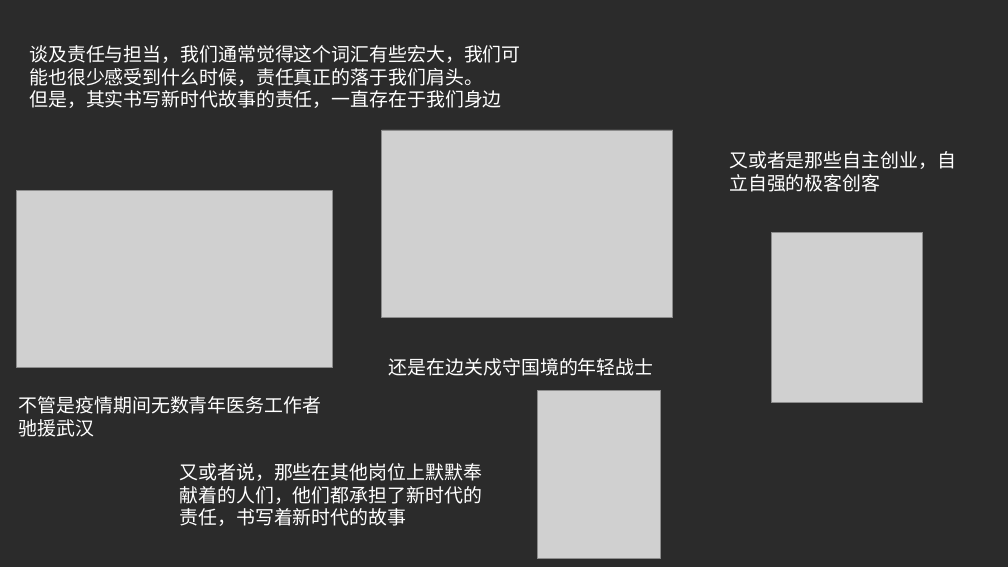
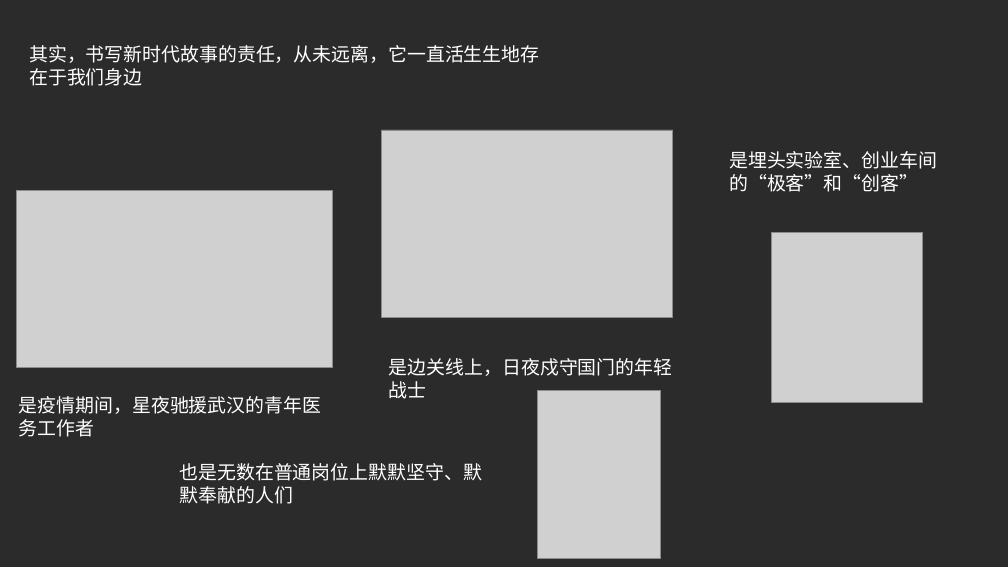
Before and after one commit to mizukuChen/My-story-with-the-New-Era, a slide deck: slide 5 of 习概.pptx (slide 4 before the commit). Drawn at 1008x567 pixels with LibreOffice and Linux fonts; fonts in the diff are those of the drawing; grey boxes stand for pictures; background and template pictures are left out; a plain dark background stands for a picture behind light text. Boxes give left, top, right and bottom in pixels: in the first picture for what was removed or moved away, otherwise in the second. Text is boxed around its words. In the diff, an @@ line names an element or a change of style, - is before the commit and + after.

```diff
--- a/习概.pptx
+++ b/习概.pptx
@@ text at (29,45,539,86): text changed @@
-谈及责任与担当，我们通常觉得这个词汇有些宏大，我们可能也很少感受到什么时候，责任真正的落于我们肩头。
-但是，其实书写新时代故事的责任，一直存在于我们身边
+其实，书写新时代故事的责任，从未远离，它一直活生生地存在于我们身边
@@ text at (729,151,937,192): text changed @@
-又或者是那些自主创业，自立自强的极客创客
+是埋头实验室、创业车间的“极客”和“创客”
@@ text at (389,358,672,399): text changed @@
-还是在边关戍守国境的年轻战士
+是边关线上，日夜戍守国门的年轻战士
@@ text at (19,396,321,437): text changed @@
-不管是疫情期间无数青年医务工作者驰援武汉
+是疫情期间，星夜驰援武汉的青年医务工作者
@@ text at (180,463,482,504): text changed @@
-又或者说，那些在其他岗位上默默奉献着的人们，他们都承担了新时代的责任，书写着新时代的故事
+也是无数在普通岗位上默默坚守、默默奉献的人们
```
Also in this commit, not shown: 3 other slides changed, 2 slides added.
